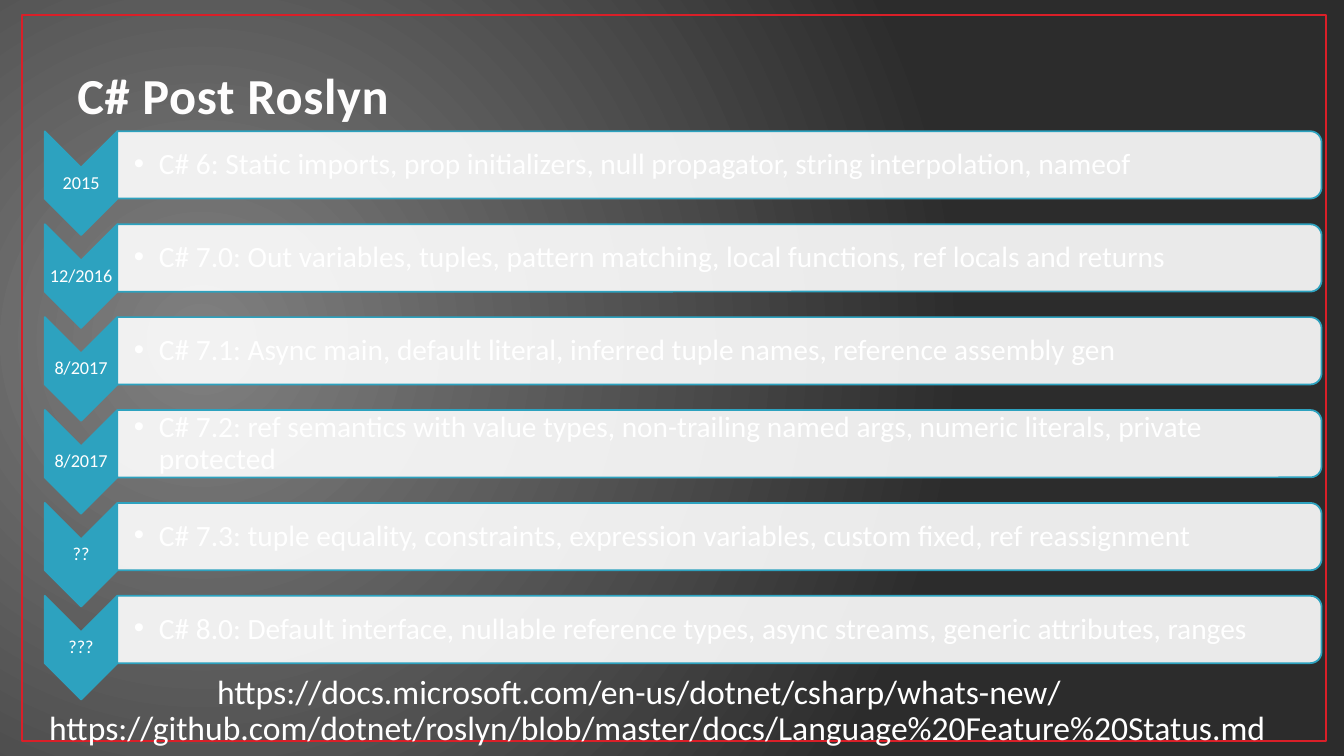
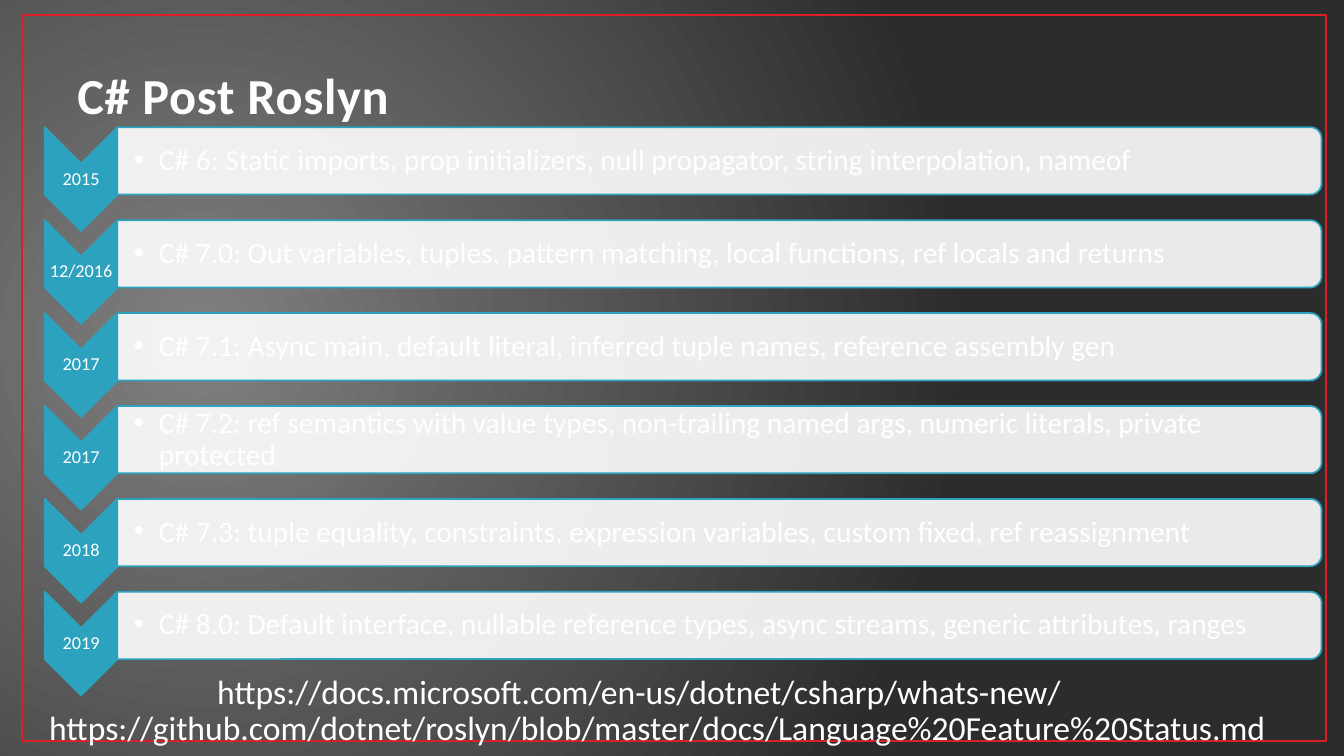
Before and after one commit to jwooley/RoslynAndYou, a slide deck: slide 4 of CSPastPresentFuture.pptx (slide 5 before the commit). Drawn at 1344x756 pixels with LibreOffice and Linux fonts; fonts in the diff are those of the drawing. Boxes give left, top, right and bottom in pixels: in the first picture for what was removed or moved away, otherwise in the second. Text is boxed around its words. In the diff, an @@ line names an element or a change of style, - is before the commit and + after.

```diff
--- a/CSPastPresentFuture.pptx
+++ b/CSPastPresentFuture.pptx
@@ text at [63, 358, 100, 370]: text changed @@
-8/2017
+2017
@@ text at [63, 451, 100, 463]: text changed @@
-8/2017
+2017
@@ 6 round same rects, 6 chevrons, 3 texts: place and size @@
-6 round same rects, 6 chevrons, 3 texts at [45, 131, 1322, 700]
+6 round same rects, 6 chevrons, 3 texts at [45, 127, 1322, 696]
@@ text removed at [44, 539, 117, 571] @@
-??
@@ text added at [63, 543, 100, 556], 13 pt, text #FFFFFF @@
+2018
@@ text removed at [44, 632, 117, 663] @@
-???
@@ text added at [63, 637, 100, 649], 13 pt, text #FFFFFF @@
+2019
```
Also in this commit, not shown: 2 other slides changed, 1 slide added, 4 slides removed.
